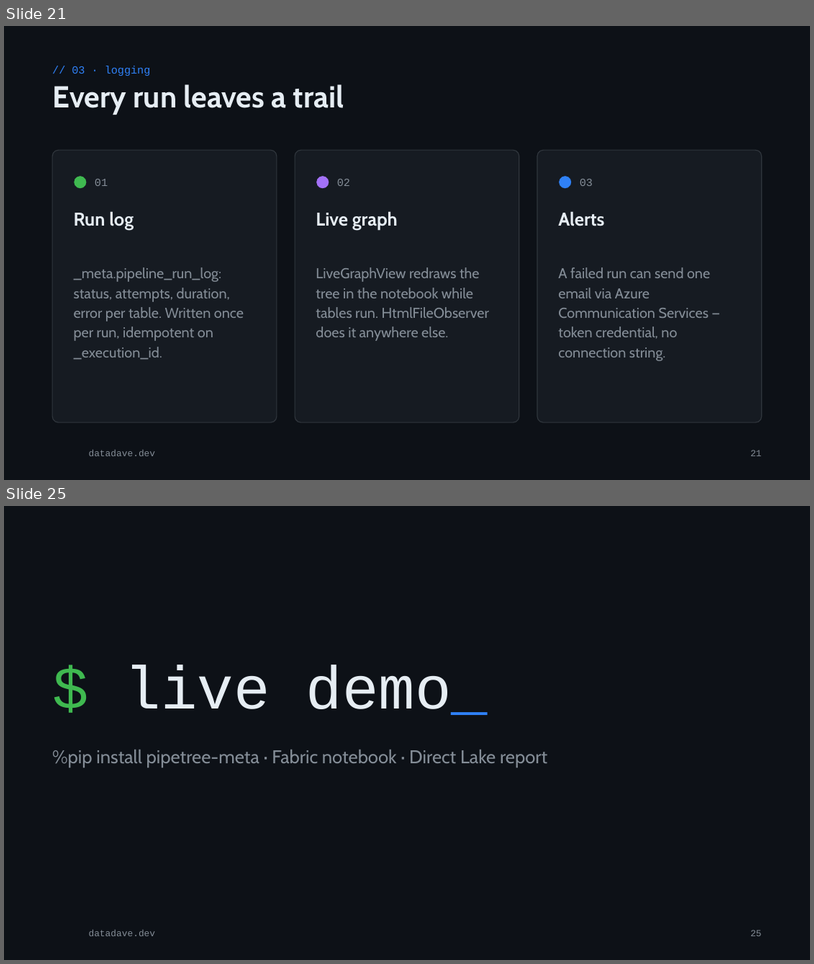
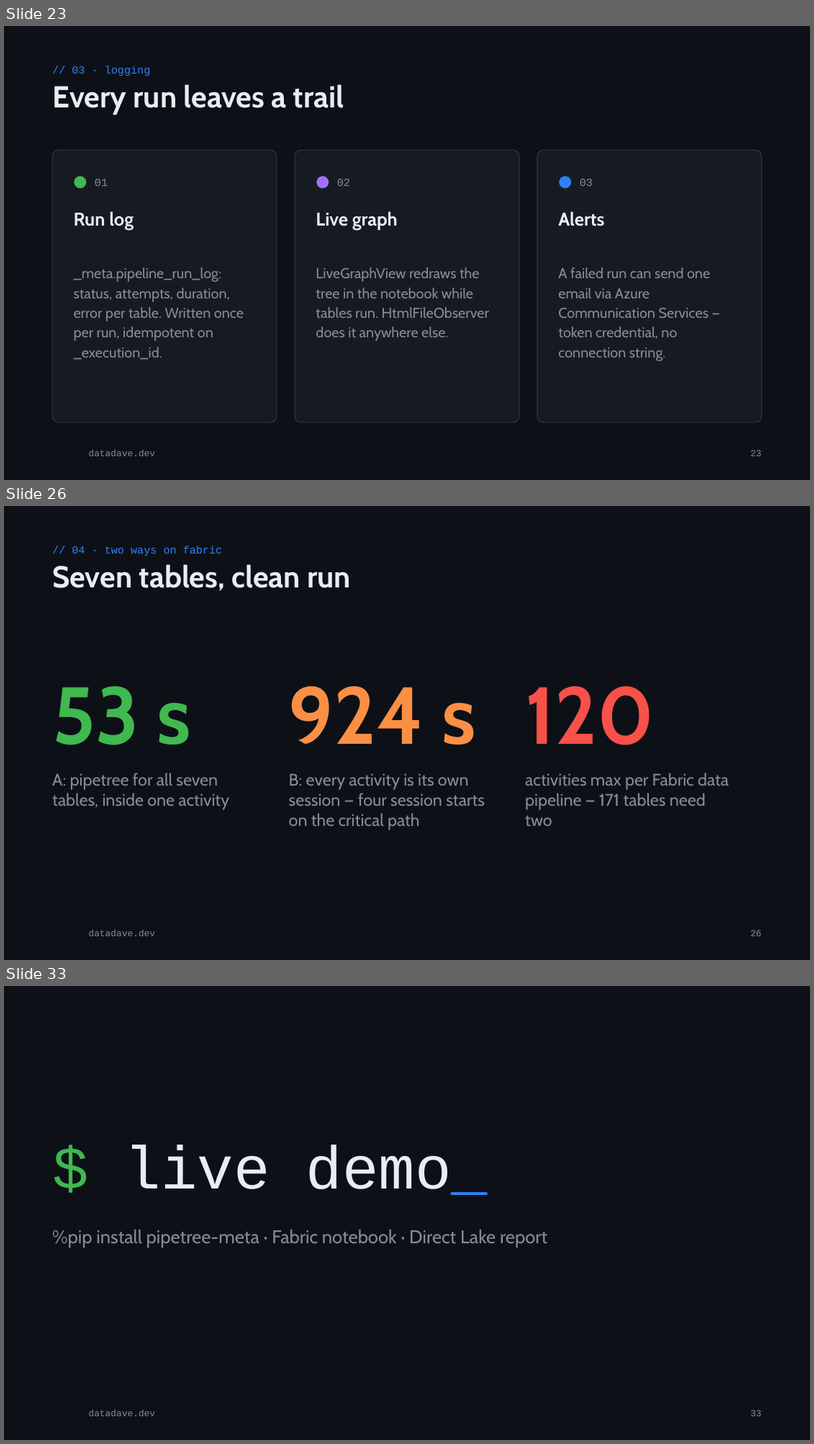
Before and after one commit to phant0mw0lf/datadave, a slide deck: talks/2026-12-metadata-orchestration/metadata-orchestration.pptx. Shown one above the other, each under a label of ours: slides 21 and 25 before the commit, slides 23, 26 and 33 after it; the slides between them are not shown. The pictures are 814x964 and 814x1444 pixels, drawn with LibreOffice and Linux fonts; fonts in the diff are those of the drawing; background and template pictures are left out. Boxes give left, top, right and bottom in pixels: in the first picture for what was removed or moved away, otherwise in the second. Text is boxed around its words. In the diff, an @@ line names an element or a change of style, - is before the commit and + after.

Commit message:
content(talks): fabric comparison, layer slide and a less pipetree-centric framing
Adds the two-ways-on-Fabric section from part 3, a slide on free layer naming, a 'you don't need my package' slide, and neutral wording on the layer and executor slides.

```diff
--- a/talks/2026-12-metadata-orchestration/metadata-orchestration.pptx
+++ b/talks/2026-12-metadata-orchestration/metadata-orchestration.pptx
@@ slide 26 added at box(4, 506, 810, 960), background #0D1117; not listed: 1 template element that a slide beside it also shows @@
@@ text added at box(72, 546, 223, 556), 13 pt, text #2F81F7 @@
+// 04 · two ways on fabric
@@ title added at box(52, 564, 351, 591), 36 pt, text #E6EDF3, bold @@
+Seven tables, clean run
@@ text added at box(52, 686, 191, 745), 96 pt, text #3FB950, bold @@
+53 s
@@ text added at box(289, 686, 476, 744), 96 pt, text #FB8F44, bold @@
+924 s
@@ text added at box(525, 686, 655, 745), 96 pt, text #F85149, bold @@
+120
@@ text added at box(52, 772, 229, 810), 20 pt, text #848D97 @@
+A: pipetree for all seven tables, inside one activity
@@ text added at box(289, 773, 485, 830), 20 pt, text #848D97 @@
+B: every activity is its own session — four session starts on the critical path
@@ text added at box(525, 772, 729, 826), 20 pt, text #848D97 @@
+activities max per Fabric data pipeline — 171 tables need two
@@ page number added at box(751, 929, 761, 936), 11 pt, text #848D97 @@
+26
@@ what was slide 21 is now slide 23 @@
@@ page number at box(751, 449, 761, 456): text changed @@
-21
+23
@@ what was slide 25 is now slide 33 @@
@@ page number at box(751, 1409, 761, 1416): text changed @@
-25
+33
```
Also in this commit, not shown: 12 slides changed, 8 other slides added, 3 other files.
